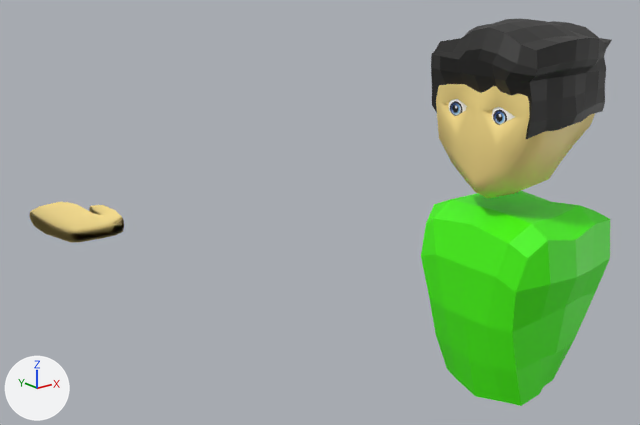
A saved change to the FBX model New Unity Project/Assets/Models/Dennis cartoony male.fbx.
Rendered twice from a camera (50 mm lens) standing at (-0.0602, -0.0478, 0.0319) and looking at (-0.0061, 0.0197, 0.0049). Arrows for +X, +Y and +Z are at lower left; the lights stay in place. Where no turn or scale is listed for an object, it has been applied to the vertices.
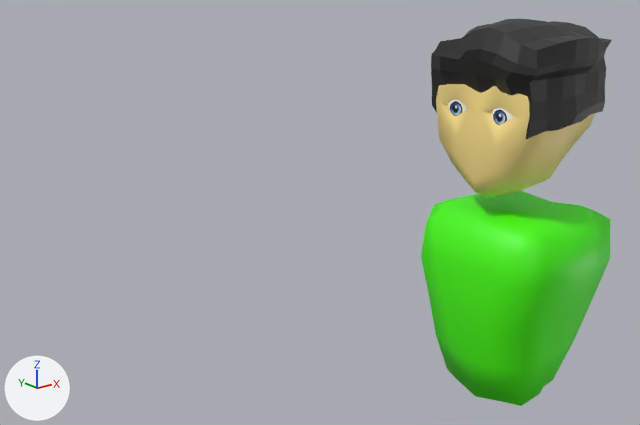
Edits to the bpy script that builds the scene:
```text
Change me_mesh_004:
    where me_mesh_004.from_pydata(...)  # 98 vertices, 96 faces; spans x -0.0066..0.0066, y -0.0069..0.0069, z -0.0092..0.0092
    used by ob_pcube16; location = (0.00028, -0.00004, 0.00029)
    me_mesh_004 part 1: edges marked sharp go from 192 to 0
Remove ob_pcube11:
    ob_pcube11 = bpy.data.objects.new('pCube11', me_mesh_002)
    ob_pcube11.location = (-0.02149, 0.04461, -0.00007)
```

What differs and where, as boxes (x1, y1, x2, y2) in the pictures (640 x 425 px):
'pCube11', deleted (yellow): before (30, 202, 124, 242)
part 1 of me_mesh_004, shading changed: (421, 191, 610, 406) in both
